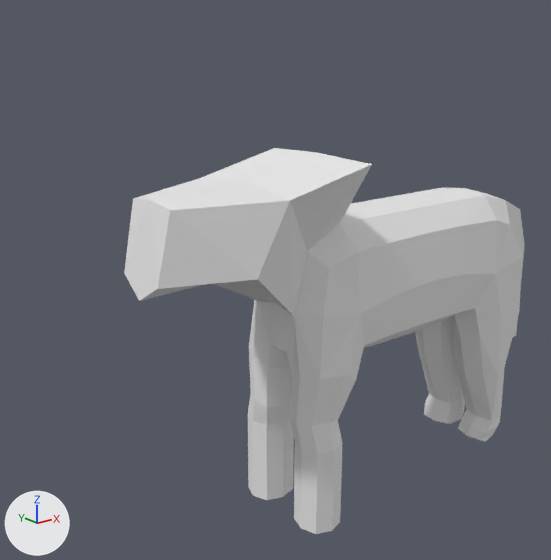
Two versions of the Blender file Wolf.blend, one commit apart.
Both versions are drawn from a 50 mm lens placed at (-5.02, -5.4, 2.83), pointed at (-0.47, 0.3, 0.56). Lighting does not change. The marker at lower left points along +X, +Y and +Z.
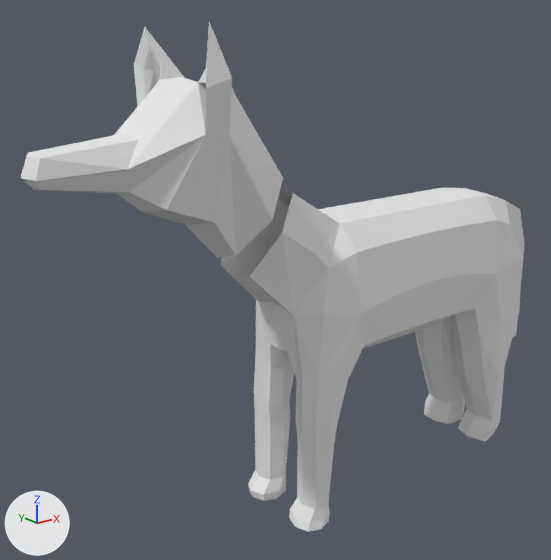
Commit message: Wolf
Mostly finished body

Diff of the bpy script that builds the scene:
```diff
--- a/Wolf.blend.py
+++ b/Wolf.blend.py
@@ me_cube @@
 # used by ob_cube; location = (0.0, 0.0, 0.73)
-me_cube.from_pydata(...)  # 320 vertices, 318 faces; spans x -2.22..3.14, y -0.84..0.66, z -2.67..1.14
+me_cube.from_pydata(...)  # 433 vertices, 437 faces; spans x -3.12..3.14, y -0.87..0.6, z -2.62..2.24
+# me_cube part 1: a new loose piece of 104 vertices spanning x -3.12..-1.04, y -0.87..0.32, z 0.38..2.24, in mat_material (white #e7e7e7)
+# me_cube part 2
+# 13 vertices are removed from x -2.22..-0.37, y -0.82..0.49, z 0.1..1.14
+# 42 faces are deleted
+# 3 vertices in x -0.45, y 0.19..0.56, z -2.35..-1.42 move by (-0.01, -0.02, 0.0)
+# 3 vertices in x -0.63..-0.62, y -0.17..0.24, z -2.35..-1.04 move by (0.02, -0.03, 0.0)
+# 3 vertices in x -0.61..-0.6, y -0.53, z -2.35..-0.92 move by (0.02, 0.04, 0.0)
+# 93 vertices move from x -0.71..-0.06, y -0.84..0.66, z -2.67..1.11 to x -0.77..-0.15, y -0.57..0.55, z -2.62..0.82
+# 22 vertices are added at x -1.2..-0.4, y -0.5..0.47, z -2.61..0.86
+# 48 new faces join them
 me_cube.materials.append(mat_material)
```

Boxes (x1, y1, x2, y2) around the edits, measured in the pictures (551 x 560 px; the box of a moved part takes in the faces that stretch with it):
'Cube', reshaped (26% wider, 32% taller)
    before: (124, 148, 525, 534)
    after: (21, 22, 525, 532)
part 1 of me_cube, added
    after: (21, 22, 283, 257)
part 2 of me_cube, moved or reshaped
    before: (124, 148, 372, 534)
    after: (221, 186, 364, 532)
